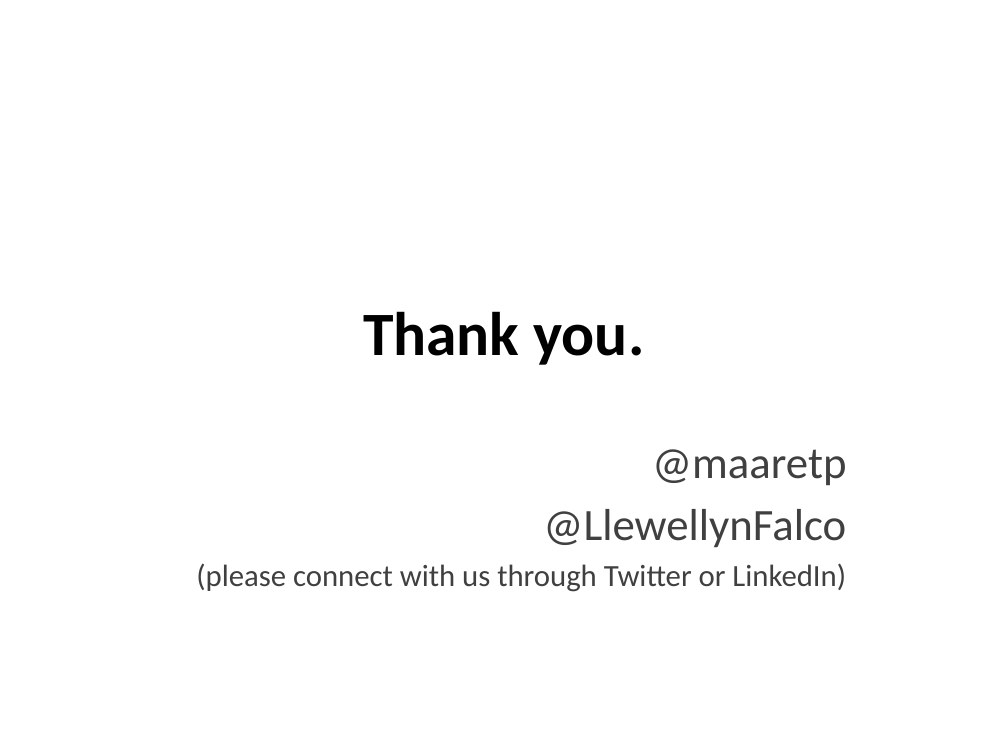
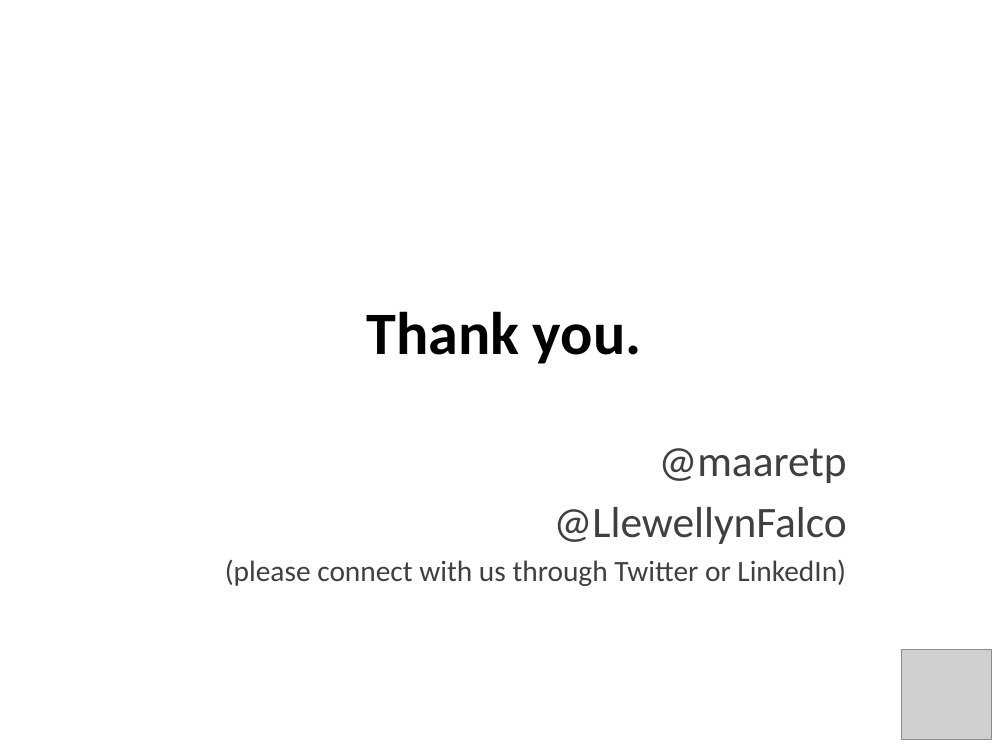
Before and after one commit to maaretp/TalesOfDeveloperTesterCollaboration, a slide deck: slide 29 of Tales from Tester Developer Collaboration.pptx (slide 26 before the commit). Drawn at 1008x756 pixels with LibreOffice and Linux fonts; fonts in the diff are those of the drawing; grey boxes stand for pictures; background and template pictures are left out. Boxes give left, top, right and bottom in pixels: in the first picture for what was removed or moved away, otherwise in the second. Text is boxed around its words. In the diff, an @@ line names an element or a change of style, - is before the commit and + after.

```diff
--- a/Tales from Tester Developer Collaboration.pptx
+++ b/Tales from Tester Developer Collaboration.pptx
@@ title "Thank you." at (366,311,641,364): size 44 to 43 pt @@
@@ subtitle "@maaretp" at (225,448,847,586): size 32 to 31 pt in "@maaretp", "@LlewellynFalco"; size 22 to 21 pt in "(please connect with us through Twitter or ..." @@
@@ picture added at (901,649,991,739) @@
```
Also in this commit, not shown: 23 other slides changed, 3 slides added.
